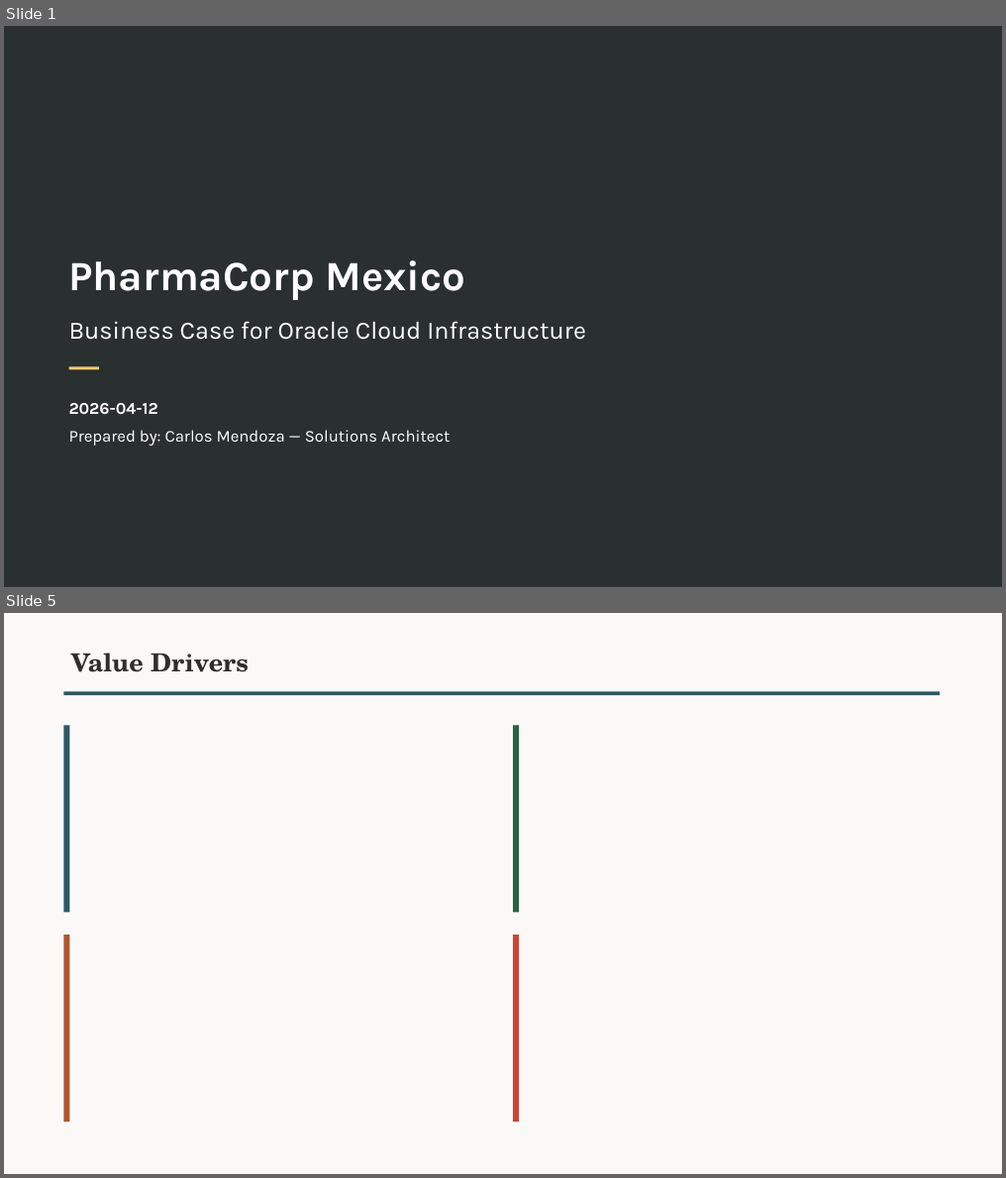
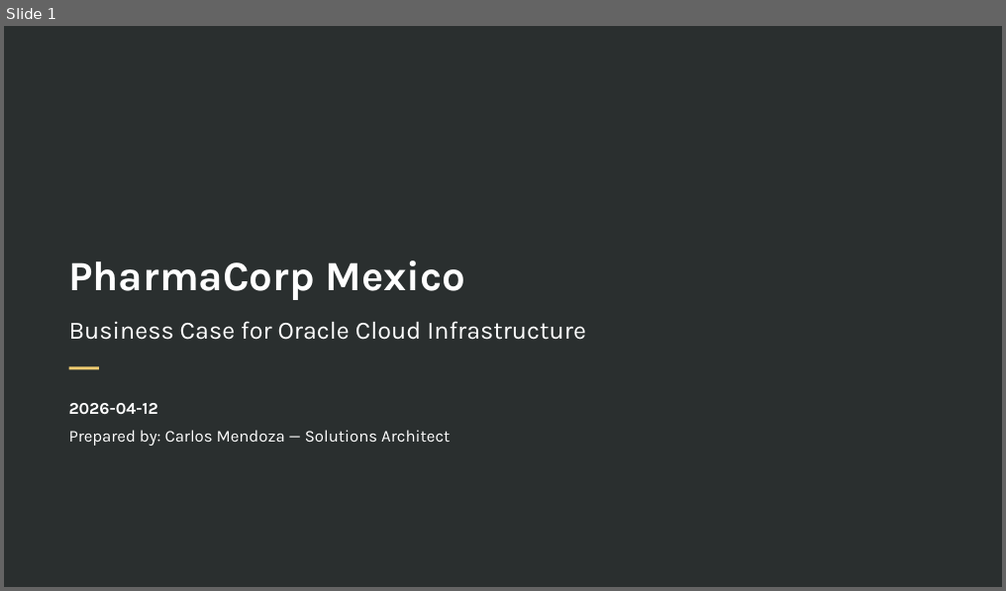
Before and after one commit to Diegoecab/oci-deal-accelerator, a slide deck: examples/output-demo-pharma-mx/opt08-business-case.pptx. Shown one above the other, each under a label of ours: slides 1 and 5 before the commit, slide 1 after it; the slides between them are not shown. The pictures are 1006x1178 and 1006x591 pixels, drawn with LibreOffice and Linux fonts; fonts in the diff are those of the drawing; background and template pictures are left out. Boxes give left, top, right and bottom in pixels: in the first picture for what was removed or moved away, otherwise in the second. Text is boxed around its words. In the diff, an @@ line names an element or a change of style, - is before the commit and + after.

```diff
--- a/examples/output-demo-pharma-mx/opt08-business-case.pptx
+++ b/examples/output-demo-pharma-mx/opt08-business-case.pptx
@@ slide 5 removed at (4,613,1002,1174), background #FBF9F8 @@
@@ text removed at (71,653,249,672) @@
-Value Drivers
@@ rectangle removed at (63,691,940,695) @@
@@ rectangle removed at (63,725,70,912) @@
@@ rectangle removed at (513,725,519,912) @@
@@ rectangle removed at (63,935,70,1122) @@
@@ rectangle removed at (513,935,519,1122) @@
```
Also in this commit, not shown: 6 slides changed, 2 slides added, 4 other files.
